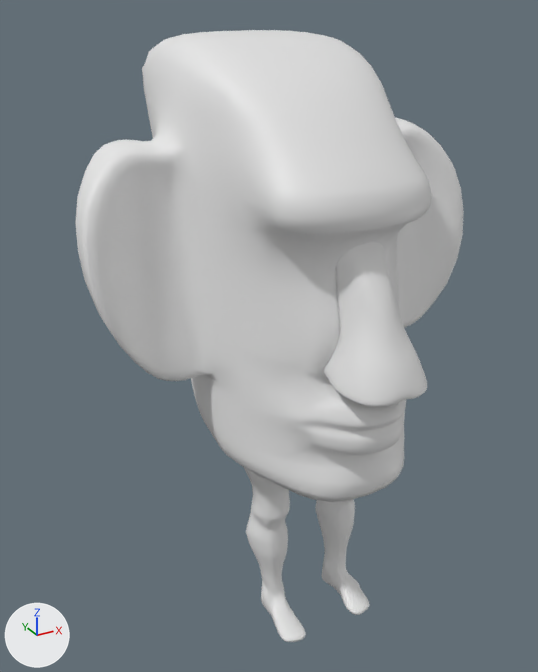
Two versions of the FBX model Assets/Game/FBX/Moai_Character_Model_rig.fbx, one commit apart.
Before and after are seen from a 50 mm lens placed at (-7.46, -11.84, 8.34), pointed at (-0.43, 0.94, 1.95). The lights are fixed; the arrows at lower left show +X, +Y and +Z. Where no turn or scale is listed for an object, it has been applied to the vertices.

In view in the first picture: 'Head', 'LeftLeg', 'Nose', 'RightLeg'.
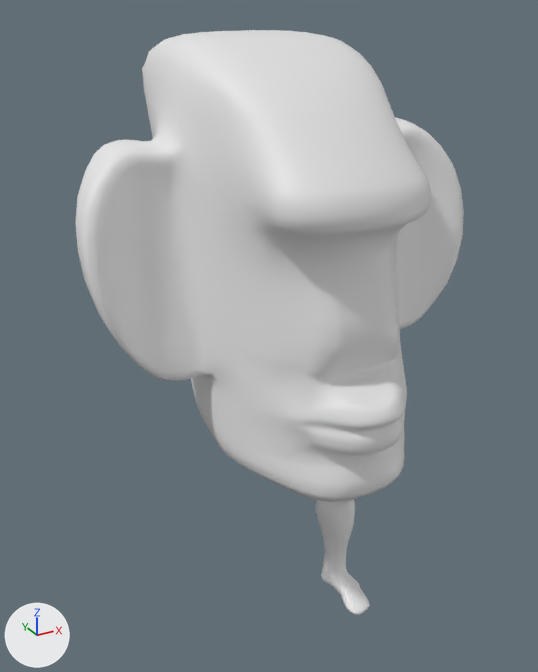
The newer file is also turned or shifted as a whole; pictures and numbers use the older file's frame.

Diff of the bpy script that builds the scene:
```diff
--- a/Assets/Game/FBX/Moai_Character_Model_rig.fbx.py
+++ b/Assets/Game/FBX/Moai_Character_Model_rig.fbx.py
@@ me_cube_008 @@
 # used by ob_rightleg; location = (0.0, 2.22, -0.84); rotation_euler = (3.142, 0.0, 0.0), in degrees (180, 0, 0); scale = (-0.24, -0.24, -0.24)
-me_cube_008.from_pydata(...)  # 3366 vertices, 3364 faces; spans x 1.5..6.7, y -14.4..-5.7, z -15.5..6.6
+me_cube_008.from_pydata(...)  # 3366 vertices, 3364 faces; spans x -1.6..-0.4, y -1.2..0.9, z -0.1..5.2
+# me_cube_008 part 1: 3366 vertices removed from x 1.5..6.7, y -14.4..-5.7, z -15.5..6.6
@@ me_cube_006 @@
 me_cube_006.from_pydata(...)  # 3123 vertices, 3162 faces; spans x -4.3..4.3, y -4.76..2.11, z -6.49..1.73
 # used by ob_head; location = (0.0, 2.12, 6.21)
+# me_cube_006 part 2: its shading normals changed
@@ ob_rightleg @@
 ob_rightleg = bpy.data.objects.new('RightLeg', me_cube_008)
-ob_rightleg.location = (0.0, 2.22, -0.84)
-ob_rightleg.rotation_euler = (3.142, 0.0, 0.0)  # degrees (180, 0, 0)
-ob_rightleg.scale = (-0.24, -0.24, -0.24)
+ob_rightleg.location = (0.0, 0.0, 0.0)
@@ ob_nose @@
-ob_nose = bpy.data.objects.new('Nose', me_cube_016)
-ob_nose.location = (0.02, -2.27, 2.61)
```

Pixel boxes (x1, y1, x2, y2) of what changed, in the pictures (538 x 672 px):
'Head', shading changed: (243, 245, 407, 491) in both
'Nose', deleted: before (323, 242, 427, 407)
'RightLeg', reshaped, moved, turned, rescaled (not visible afterwards): before (244, 467, 306, 642)
